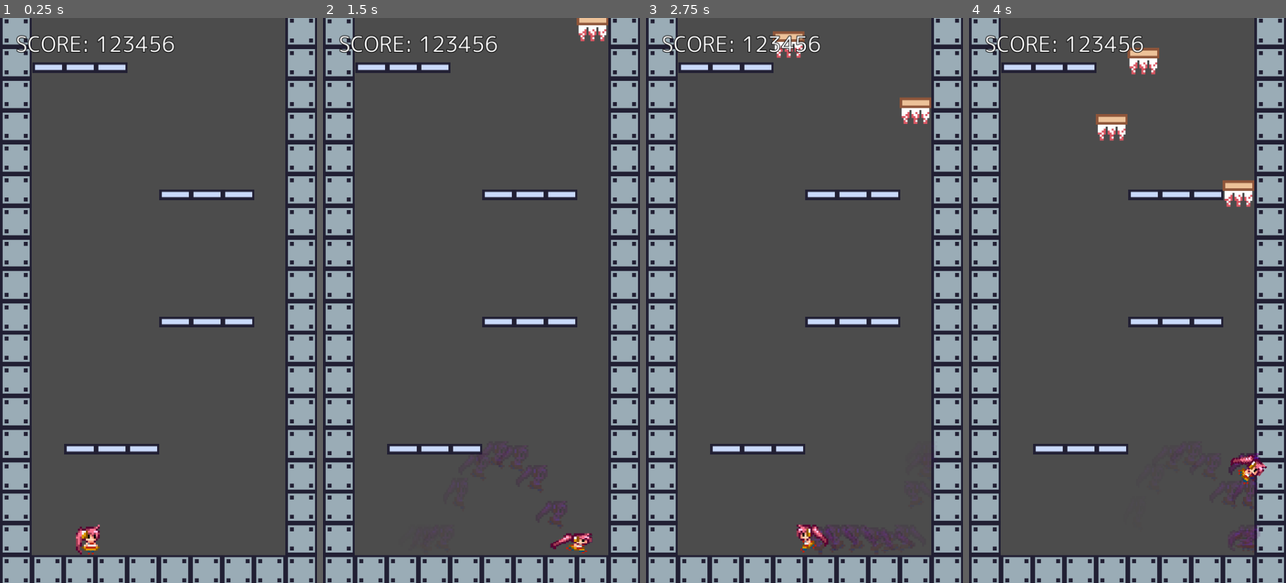
Above: before the commit, frames 1-4 (left to right).
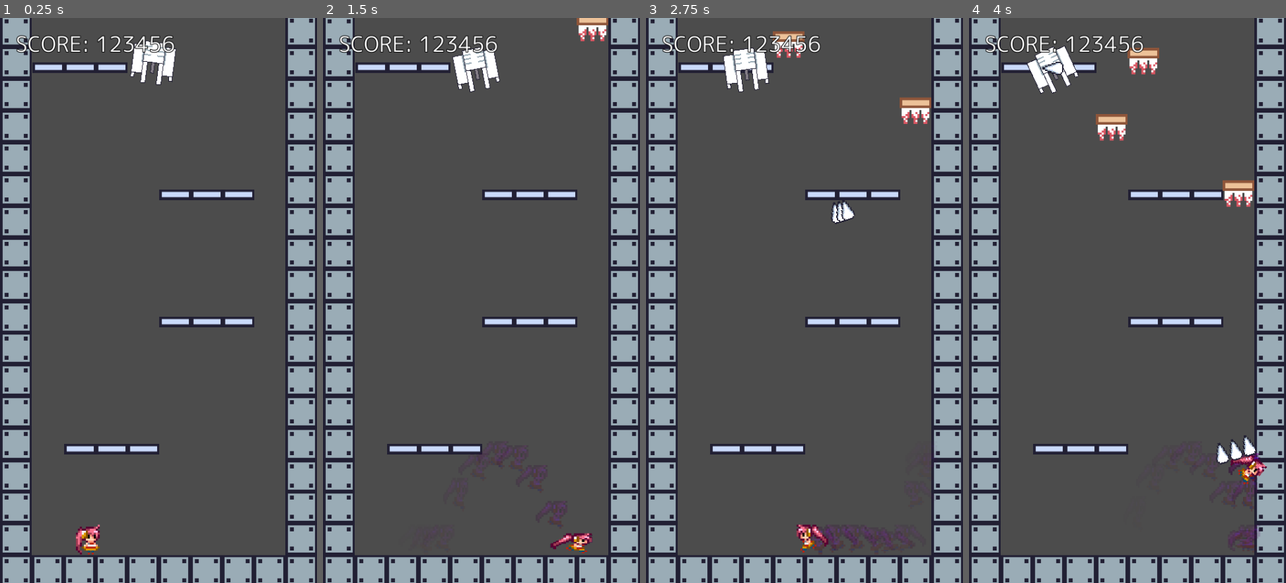
Above: after the commit, the same moments.

Repository: syun77/gd_deathroom666
Game: Godot game, scene res://Main.tscn
Two runs of this game, one before a commit and one after it. Both use one fixed random seed, a clock stepped at 60 frames per second and the inputs below.
Inputs:
- Up to frame 1 (0.25 s): no input
- Up to frame 2 (1.5 s): hold Right (ui_right) from 0.53 s (still down); tap Z (act_jump) at 0.77 s
- Up to frame 3 (2.75 s): tap Z (act_jump) at 1.52 s; release Right (ui_right) at 2.03 s; hold Left (ui_left) from 2.03 s (still down)
- Up to frame 4 (4 s): release Left (ui_left) at 2.78 s; hold Right (ui_right) from 2.78 s (still down); tap Z (act_jump) at 3.02, 3.77 s

The runs differ from the first frame. In frame 1, 0.7% of the frame differs, in the area x 41-56%, y 4-12%; in frame 2, 0.7%; in frame 3, 0.9%; in frame 4, 1.0%, in the area x 18-91%, y 4-79%.

Commit message:
敵と敵弾を実装

Diff:
--- a/DeathRoom666/Main.gd
+++ b/DeathRoom666/Main.gd
@@ -14,8 +14,14 @@
 onready var _block_layer = $WallLayer
 onready var _player = $MainLayer/Player
 onready var _camera = $MainCamera
+onready var _enemy = $MainLayer/Enemy
+onready var _bullet_layer = $BulletLayer
 
 func _ready() -> void:
+	_enemy.set_target(_player)
+	_enemy.set_camera(_camera)
+	_enemy.set_bullets(_bullet_layer)
+
 	# ランダムに足場を作る
 	_create_random_floor()
 
@@ -58,12 +64,19 @@
 
 	# 画面外の壁を消す.
 	# 画面外とする位置
+	var outside_top_y = _camera.position.y - 500
 	var outside_y = _camera.position.y + 500
 
 	for block in _block_layer.get_children():
 		if block.position.y > outside_y:
 			# 画面外なので消す.
 			block.queue_free()
+
+	for bullet in _bullet_layer.get_children():
+		var py = bullet.position.y
+		if py < outside_top_y or py > outside_y:
+			# 画面外なので消す.
+			bullet.queue_free()
 
 ## ブロックの出現.
 func _check_block() -> void:
--- a/DeathRoom666/Main.tscn
+++ b/DeathRoom666/Main.tscn
@@ -1,9 +1,10 @@
-[gd_scene load_steps=5 format=2]
+[gd_scene load_steps=6 format=2]
 
 [ext_resource path="res://Player.tscn" type="PackedScene" id=1]
 [ext_resource path="res://Wall.tscn" type="PackedScene" id=2]
 [ext_resource path="res://assets/fonts/new_theme.tres" type="Theme" id=3]
 [ext_resource path="res://Main.gd" type="Script" id=4]
+[ext_resource path="res://src/enemy/Enemy.tscn" type="PackedScene" id=5]
 
 [node name="Main" type="Node2D"]
 script = ExtResource( 4 )
@@ -158,6 +159,12 @@
 position = Vector2( 136, 800 )
 _effect_layer = NodePath("../../EffectLayerBack")
 
+[node name="Enemy" parent="MainLayer" instance=ExtResource( 5 )]
+position = Vector2( 232, 56 )
+
+[node name="BulletLayer" type="CanvasLayer" parent="."]
+follow_viewport_enable = true
+
 [node name="UILayer" type="CanvasLayer" parent="."]
 
 [node name="LabelScore" type="Label" parent="UILayer"]
--- a/DeathRoom666/project.godot
+++ b/DeathRoom666/project.godot
@@ -77,6 +77,9 @@
 2d_physics/layer_2="Wall"
 2d_physics/layer_3="Spike"
 2d_physics/layer_4="Block"
+2d_physics/layer_5="Enemy"
+2d_physics/layer_6="Bullet"
+2d_physics/layer_7="Shot"
 
 [physics]
 
--- /dev/null
+++ b/DeathRoom666/src/bullet/Bullet.gd
@@ -0,0 +1,39 @@
+extends Area2D
+
+onready var _spr = $Bullet
+
+var _velocity = Vector2()
+
+
+func set_velocity(deg:float, speed:float) -> void:
+	var rad = deg2rad(deg)
+	_velocity.x = cos(rad) * speed
+	_velocity.y = -sin(rad) * speed
+
+func _ready() -> void:
+	pass
+
+func _process(delta: float) -> void:
+	position += _velocity * delta;
+
+	# 画像の回転.
+	rotation = atan2(_velocity.y, _velocity.x)
+
+func _on_Bullet_body_entered(body: Node) -> void:
+	# 衝突対象とするレイヤー.
+	var tbl = [0, 1]
+	var layer = body.collision_layer
+	var is_find = false
+	for id in tbl:
+		if layer & (1 << id):
+			is_find = true
+			break
+	if is_find == false:
+		return
+
+	if body.collision_layer & (1 << 1):
+		if not "Wall" in body.name:
+			return # "Wall" 以外は衝突しないことにします
+
+	# 何かに衝突したら消える.
+	queue_free()
--- /dev/null
+++ b/DeathRoom666/src/bullet/Bullet.tscn
@@ -0,0 +1,20 @@
+[gd_scene load_steps=4 format=2]
+
+[ext_resource path="res://assets/images/bullet.png" type="Texture" id=1]
+[ext_resource path="res://src/bullet/Bullet.gd" type="Script" id=2]
+
+[sub_resource type="CircleShape2D" id=1]
+radius = 8.0
+
+[node name="Bullet" type="Area2D"]
+collision_mask = 3
+script = ExtResource( 2 )
+
+[node name="Bullet" type="Sprite" parent="."]
+texture = ExtResource( 1 )
+
+[node name="CollisionShape2D" type="CollisionShape2D" parent="."]
+position = Vector2( 7, 0 )
+shape = SubResource( 1 )
+
+[connection signal="body_entered" from="." to="." method="_on_Bullet_body_entered"]
--- /dev/null
+++ b/DeathRoom666/src/enemy/Enemy.gd
@@ -0,0 +1,100 @@
+extends KinematicBody2D
+
+# --------------------------------
+# preload.
+# --------------------------------
+const Bullet = preload("res://src/bullet/Bullet.tscn")
+
+# --------------------------------
+# 定数.
+# --------------------------------
+const MOVE_DECAY = 0.97 # 移動量の減衰値.
+const CAMERA_OFFSET_Y = -350.0
+
+# --------------------------------
+# exports.
+# --------------------------------
+
+# --------------------------------
+# exports.
+# --------------------------------
+onready var _spr = $Enemy
+
+# --------------------------------
+# vars.
+# --------------------------------
+var _camera:Camera2D = null
+var _velocity := Vector2()
+var _timer := 0.0
+var _target:Node2D = null
+var _bullets:CanvasLayer = null
+
+# --------------------------------
+# public functions.
+# --------------------------------
+func set_camera(camera:Camera2D) -> void:
+	_camera = camera
+func set_target(target:Node2D) -> void:
+	_target = target
+func set_bullets(bullets:CanvasLayer) -> void:
+	_bullets = bullets
+
+# --------------------------------
+# private functions.
+# --------------------------------
+func _ready() -> void:
+	pass
+
+func _physics_process(delta: float) -> void:
+	_velocity *= MOVE_DECAY
+
+	# カメラが移動したらそれに合わせて移動する.
+	var dy = (_camera.position.y + CAMERA_OFFSET_Y) - position.y
+	_velocity.y = dy * 2
+
+	_velocity = move_and_slide(_velocity)
+
+func _set_velocity(deg:float, speed:float) -> void:
+	var rad = deg2rad(deg)
+	_velocity.x = cos(rad) * speed
+	_velocity.y = -sin(rad) * speed
+
+## 狙い撃ち角度を取得する.
+func _get_aim() -> float:
+	if _target == null:
+		return 180.0
+
+	var d = _target.position - position
+	return rad2deg(atan2(-d.y, d.x))
+
+func _get_aim2() -> float:
+	if _target == null:
+		return 180.0
+
+	var d = _target.position - position
+	return rad2deg(atan2(d.y, d.x))
+
+func _process(delta: float) -> void:
+	var prev = int(_timer * 0.5)
+	_timer += delta
+	var next = int(_timer * 0.5)
+	if prev != next:
+		var deg = 0
+		if randi()%2 == 1:
+			deg = 180
+		_set_velocity(deg, 200)
+
+		var aim = _get_aim()
+		_bullet(aim-2, 300)
+		_bullet(aim, 300)
+		_bullet(aim+2, 300)
+
+	# 画像の回転.
+	_spr.rotation_degrees = _get_aim2()
+
+## 弾を撃つ.
+func _bullet(deg:float, speed:float, ofs:Vector2 = Vector2.ZERO) -> void:
+	var b = Bullet.instance()
+	b.position = position + ofs
+	b.set_velocity(deg, speed)
+	_bullets.add_child(b)
--- /dev/null
+++ b/DeathRoom666/src/enemy/Enemy.tscn
@@ -0,0 +1,23 @@
+[gd_scene load_steps=4 format=2]
+
+[ext_resource path="res://src/enemy/Enemy.gd" type="Script" id=1]
+[ext_resource path="res://assets/images/enemy.png" type="Texture" id=2]
+
+[sub_resource type="RectangleShape2D" id=1]
+extents = Vector2( 32, 31 )
+
+[node name="Enemy" type="KinematicBody2D"]
+collision_layer = 16
+collision_mask = 66
+script = ExtResource( 1 )
+
+[node name="Enemy" type="Sprite" parent="."]
+position = Vector2( 0, 2 )
+texture = ExtResource( 2 )
+
+[node name="CollisionShape2D" type="CollisionShape2D" parent="."]
+position = Vector2( 0, 2 )
+shape = SubResource( 1 )
+__meta__ = {
+"_edit_group_": true
+}
Binary file added: DeathRoom666/assets/images/bullet.png
Not shown, added: DeathRoom666/assets/images/bullet.png.import
Binary file added: DeathRoom666/assets/images/enemy.png
Not shown, added: DeathRoom666/assets/images/enemy.png.import
